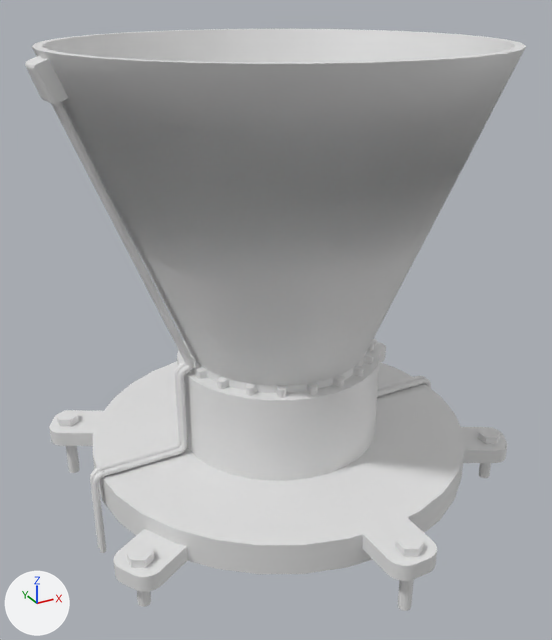
One commit to the FBX model src/Sparky/Assets/SPARK/Parts/Magnetoplasmadynamic Thrusters/mpd_xs/mpd_xs.fbx: the scene before it, then after it.
The view is the same before and after, from a 50 mm lens placed at (-0.44, -0.794, 0.593), pointed at (-0.009, -0.01, 0.202). The axes (+X, +Y, +Z) are drawn at lower left. The lights are the same throughout. The older version comes first. Where no turn or scale is listed for an object, it has been applied to the vertices.

Objects in the first picture: 'Base Bolt Head', 'Base Flange', 'Chamber', 'Nozzle', 'Nozzle Base ', 'Power Long Neg', 'Power Long Pos', 'Top Bolt', 'Top Bolt Head', 'Top Junction Box' and 3 more.
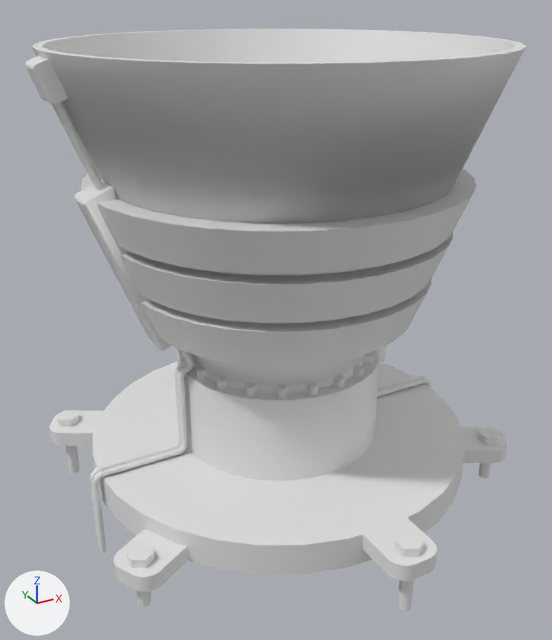
Changed parts and their boxes [x1, y1, x2, y2] in the pictures (552 x 640 px):
'Magnetic Ring 3', added
    after: [81, 168, 476, 275]
'Magnetic Ring 2', added
    after: [120, 232, 453, 323]
'Magnetic Ring 1', added
    after: [141, 279, 431, 366]
'Mid Junction Box', added
    after: [74, 180, 171, 351]

Patch to the scene script:
```diff
--- a/src/Sparky/Assets/SPARK/Parts/Magnetoplasmadynamic Thrusters/mpd_xs/mpd_xs.fbx.py
+++ b/src/Sparky/Assets/SPARK/Parts/Magnetoplasmadynamic Thrusters/mpd_xs/mpd_xs.fbx.py
@@ me_cube_005 @@
+me_cube_005.from_pydata(...)  # 35 vertices, 29 faces; spans x -0.241..-0.133, y -0.02..0.02, z 0.199..0.399
+me_cube_005.materials.append(mat_mpd_xs_material)  # white #e7e7e7
@@ me_cone_004 @@
+me_cone_004.from_pydata(...)  # 225 vertices, 170 faces; spans x -0.188..0.19, y -0.19..0.19, z -0.025..0.025
+me_cone_004.materials.append(mat_mpd_xs_material)  # white #e7e7e7
@@ me_cone_006 @@
+me_cone_006.from_pydata(...)  # 132 vertices, 130 faces; spans x -0.228..0.23, y -0.23..0.23, z -0.025..0.025
+me_cone_006.materials.append(mat_mpd_xs_material)  # white #e7e7e7
@@ me_cone_005 @@
+me_cone_005.from_pydata(...)  # 132 vertices, 130 faces; spans x -0.208..0.21, y -0.21..0.21, z -0.025..0.025
+me_cone_005.materials.append(mat_mpd_xs_material)  # white #e7e7e7
@@ ob_mid_junction_box @@
+ob_mid_junction_box = bpy.data.objects.new('Mid Junction Box', me_cube_005)
+ob_mid_junction_box.location = (0.0, 0.0, 0.0)
@@ ob_magnetic_ring_1 @@
+ob_magnetic_ring_1 = bpy.data.objects.new('Magnetic Ring 1', me_cone_004)
+ob_magnetic_ring_1.location = (0.0, 0.0, 0.24)
@@ ob_magnetic_ring_3 @@
+ob_magnetic_ring_3 = bpy.data.objects.new('Magnetic Ring 3', me_cone_006)
+ob_magnetic_ring_3.location = (0.0, 0.0, 0.36)
@@ ob_magnetic_ring_2 @@
+ob_magnetic_ring_2 = bpy.data.objects.new('Magnetic Ring 2', me_cone_005)
+ob_magnetic_ring_2.location = (0.0, 0.0, 0.3)
```
